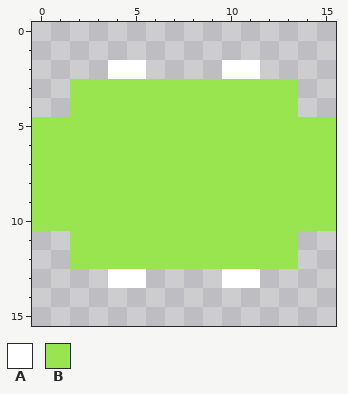
Two states of a pixel-art file, centipede.aseprite. This is how it looked before the edit.
16x16 pixels, 1 frame.
Palette (. is transparent): A #ffffff  B #99e550
Pixels before, first column x 0:
 2 ....AA....AA....
 3 ..BBBBBBBBBBBB..
 4 ..BBBBBBBBBBBB..
 5 BBBBBBBBBBBBBBBB
 6 BBBBBBBBBBBBBBBB
 7 BBBBBBBBBBBBBBBB
 8 BBBBBBBBBBBBBBBB
 9 BBBBBBBBBBBBBBBB
10 BBBBBBBBBBBBBBBB
11 ..BBBBBBBBBBBB..
12 ..BBBBBBBBBBBB..
13 ....AA....AA....
The same view after the edit:
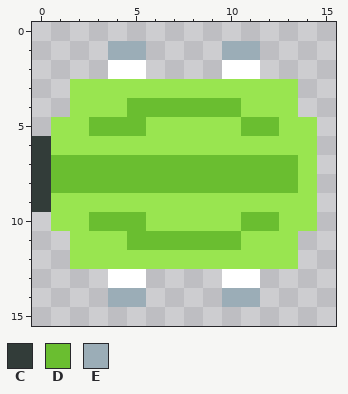
Colours new in this view: C #323c39  D #6abe30  E #9badb7
The edit:
Changed rows in their new state; - is an unchanged pixel.
first column x 0:
 1 ----EE----EE----
 4 -----DDDDDD-----
 5 .--DDD-----DD--.
 6 C--------------.
 7 CDDDDDDDDDDDDD-.
 8 CDDDDDDDDDDDDD-.
 9 C--------------.
10 .--DDD-----DD--.
11 -----DDDDDD-----
14 ----EE----EE----
Changed places in both pictures, as pixel boxes (x1, y1, x2, y2):
changed: (32, 41, 336, 307)
